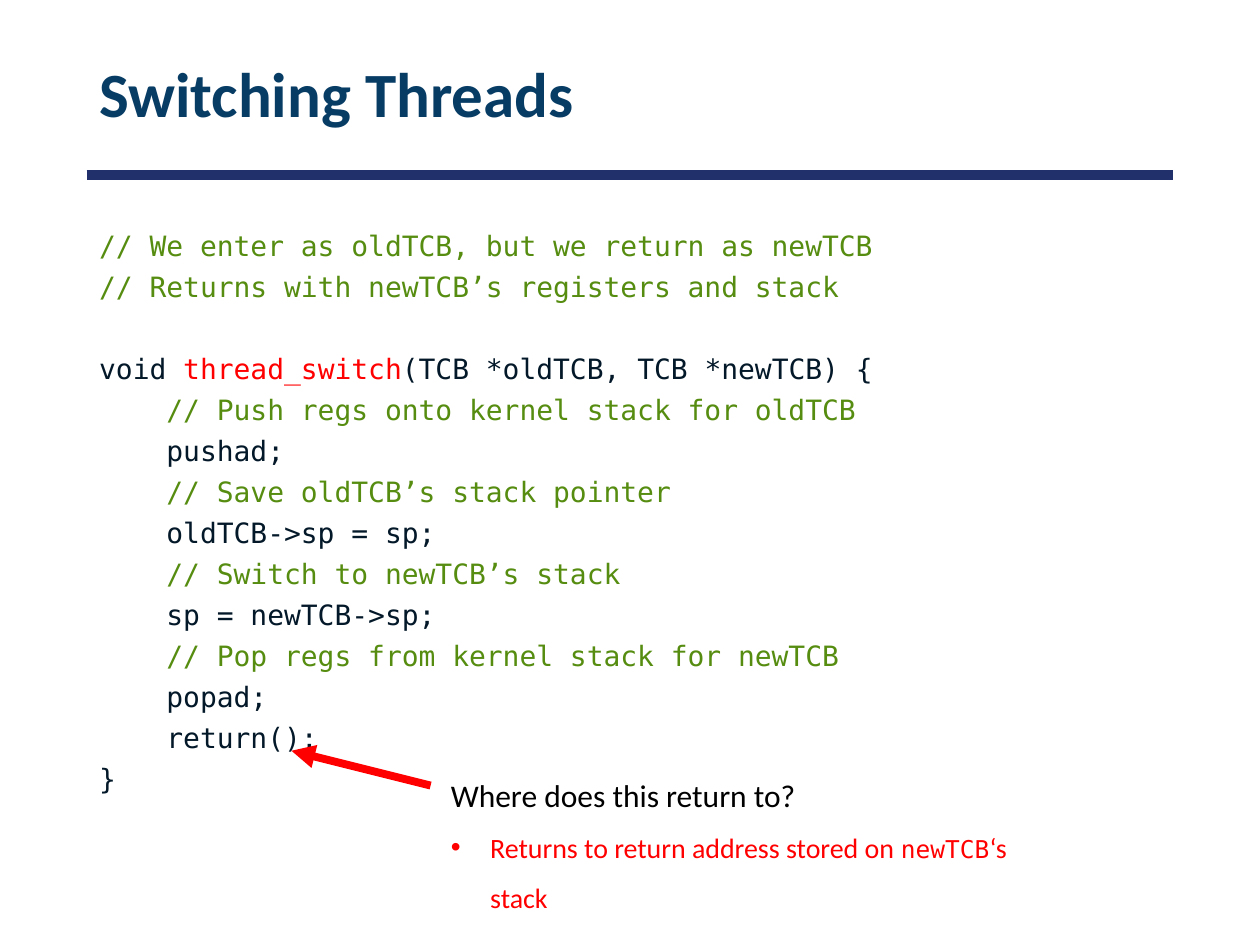
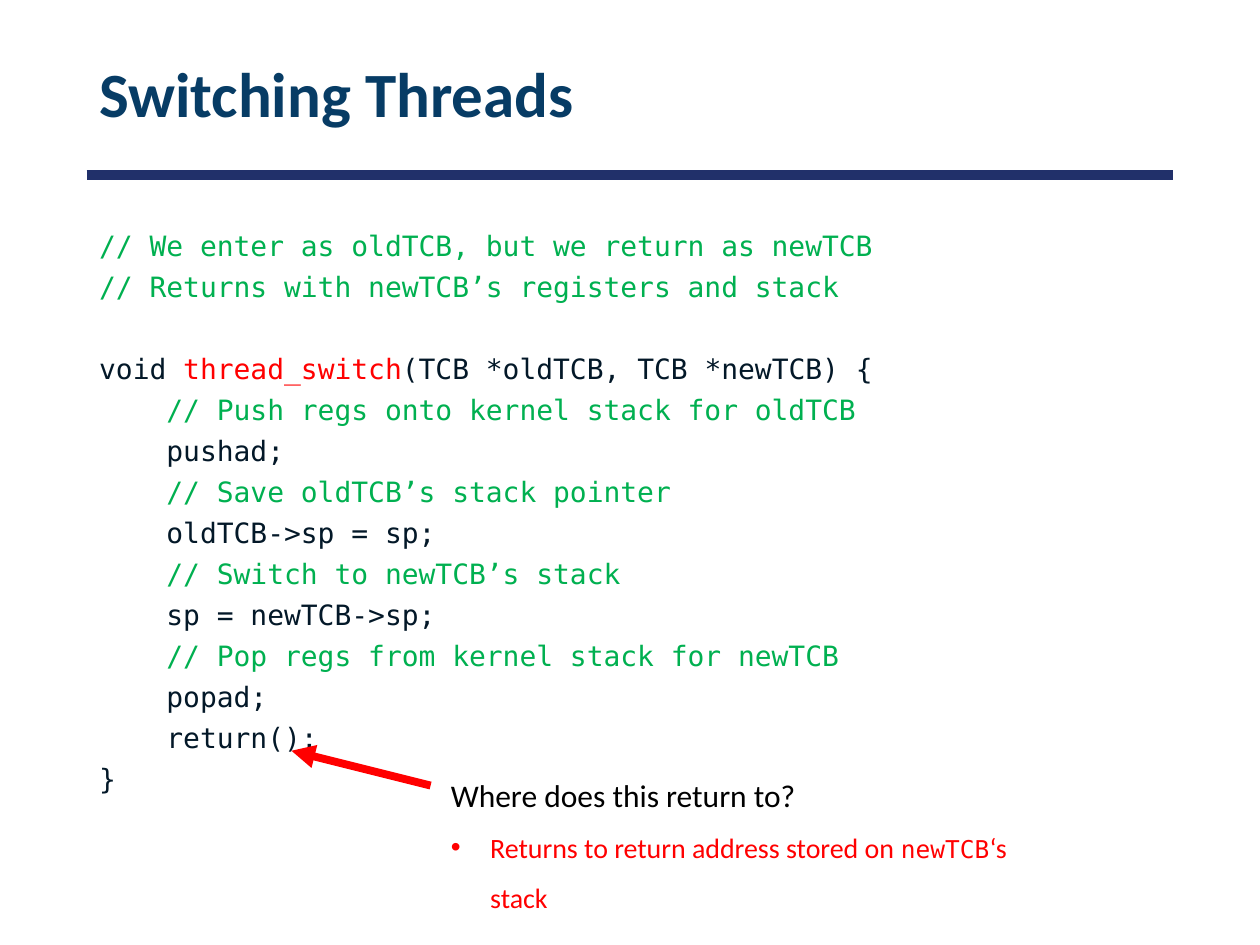
Before and after one commit to smajidzahedi/ECE350, a slide deck: slide 9 of 03-multithreaded.pptx. Drawn at 1260x945 pixels with LibreOffice and Linux fonts; fonts in the diff are those of the drawing. Boxes give left, top, right and bottom in pixels: in the first picture for what was removed or moved away, otherwise in the second. Text is boxed around its words. In the diff, an @@ line names an element or a change of style, - is before the commit and + after.

```diff
--- a/03-multithreaded.pptx
+++ b/03-multithreaded.pptx
@@ text at <box>150,234,873,672</box>: text colour #568D11 to #00B050 in "// We enter as oldTCB, but we ...", "// Returns with newTCB’s registers and stack", "// Push regs onto kernel stack for ...", "// Save oldTCB’s stack pointer" and 2 more places @@
```
Also in this commit, not shown: 2 other slides changed, 1 other file.
